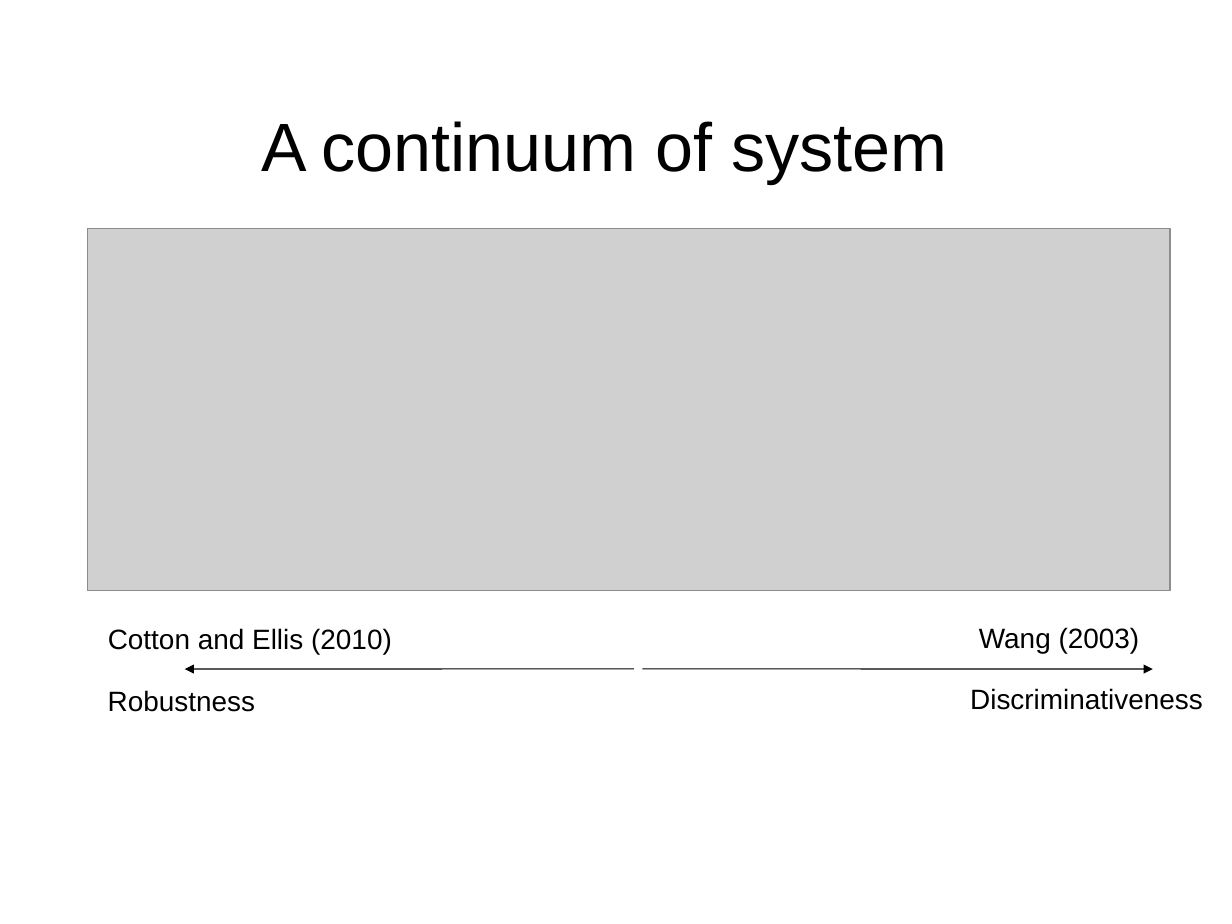
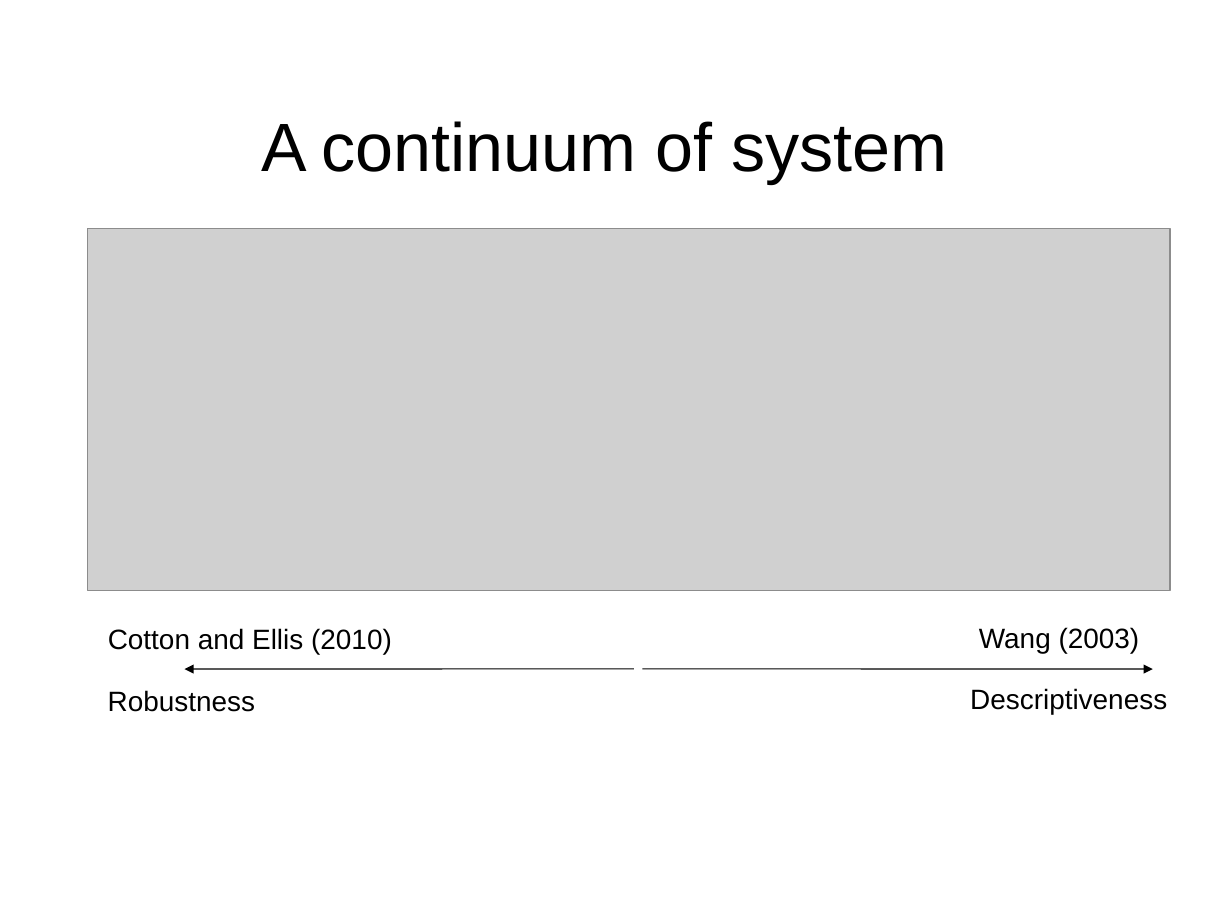
Before and after one commit to mmoussallam/audio-sketch, a slide deck: slide 10 of src/icassp14_fgpt/icassp14/slides.ppt (slide 6 before the commit). Drawn at 1232x924 pixels with LibreOffice and Linux fonts; fonts in the diff are those of the drawing; grey boxes stand for pictures; background and template pictures are left out. Boxes give left, top, right and bottom in pixels: in the first picture for what was removed or moved away, otherwise in the second. Text is boxed around its words. In the diff, an @@ line names an element or a change of style, - is before the commit and + after.

Commit message:
maj

```diff
--- a/src/icassp14_fgpt/icassp14/slides.ppt
+++ b/src/icassp14_fgpt/icassp14/slides.ppt
@@ text at <box>970,688,1167,715</box>: text changed @@
-Discriminativeness
+Descriptiveness
```
Also in this commit, not shown: 2 other slides changed, 5 slides added, 1 slide removed.
